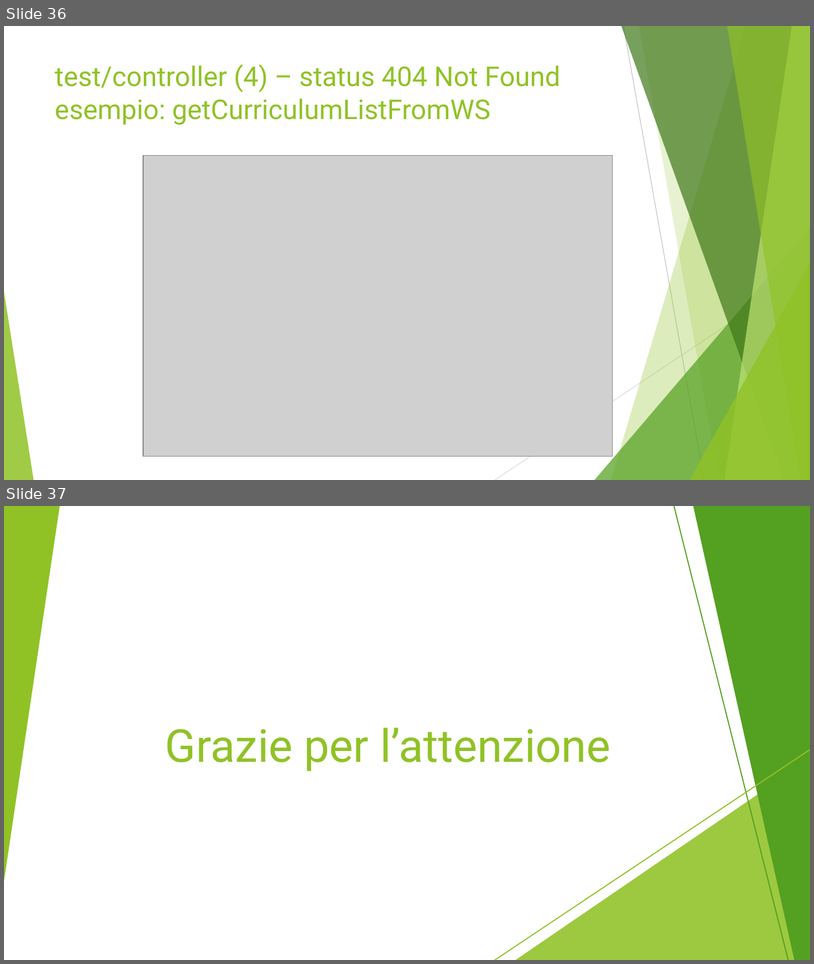
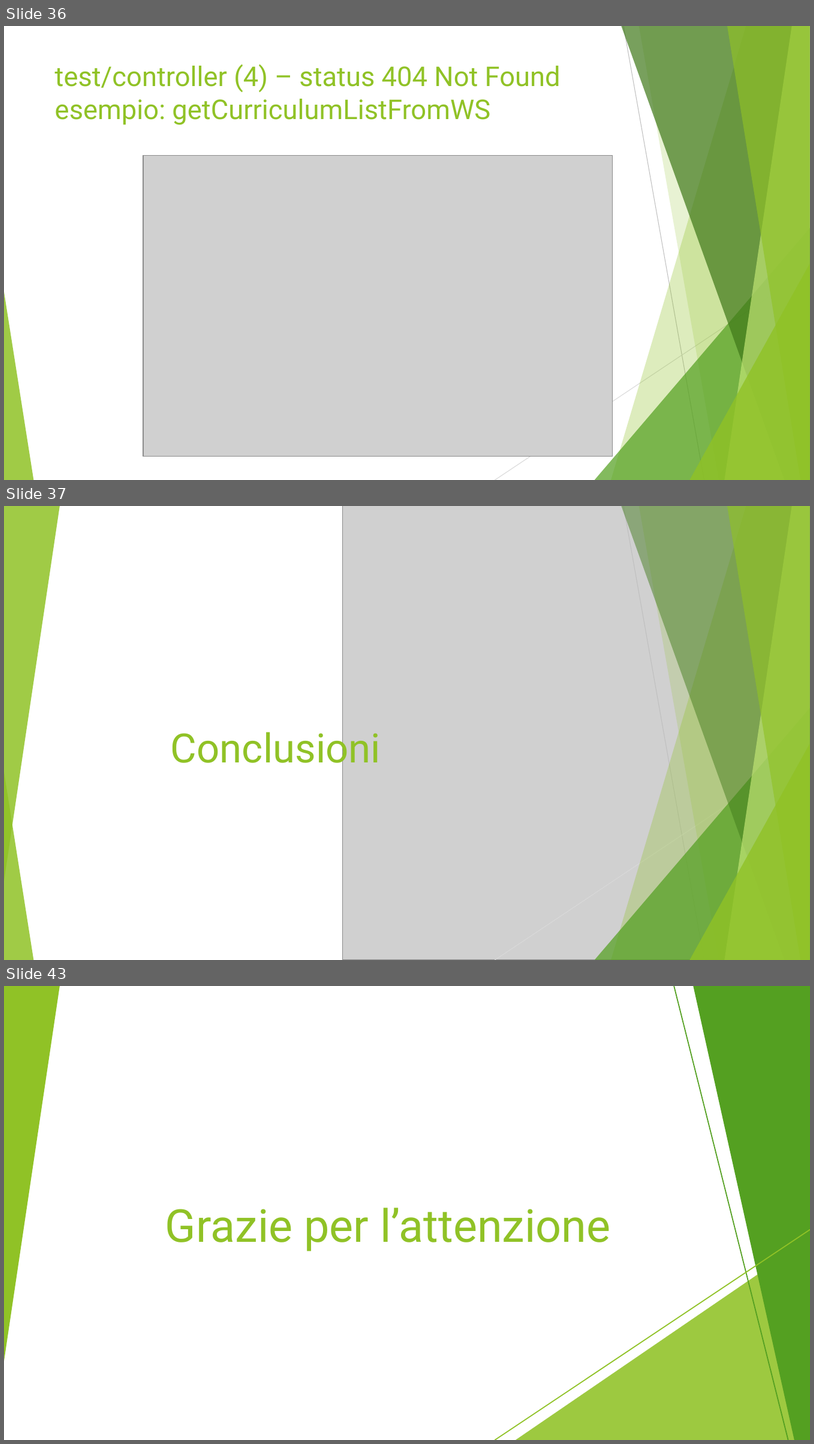
Before and after one commit to luca94-dev/ETutoring-Flutter, a slide deck: report/Bortolotti_DeCenzo_Marignati_Slides.pptx. Shown one above the other, each under a label of ours: slides 36 and 37 before the commit, slides 36, 37 and 43 after it; the slides between them are not shown. The pictures are 814x964 and 814x1444 pixels, drawn with LibreOffice and Linux fonts; fonts in the diff are those of the drawing; grey boxes stand for pictures. Boxes give left, top, right and bottom in pixels: in the first picture for what was removed or moved away, otherwise in the second. Text is boxed around its words. In the diff, an @@ line names an element or a change of style, - is before the commit and + after.

```diff
--- a/report/Bortolotti_DeCenzo_Marignati_Slides.pptx
+++ b/report/Bortolotti_DeCenzo_Marignati_Slides.pptx
@@ slide 37 added at (x1=4, y1=506, x2=810, y2=960), background #FFFFFF; not listed: 8 template elements that a slide beside it also shows @@
@@ group added at (x1=4, y1=506, x2=810, y2=960): 5 freeform shapes, 3 triangles @@
@@ picture added at (x1=343, y1=506, x2=810, y2=960) @@
@@ freeform shape added at (x1=611, y1=506, x2=810, y2=960), fill #90C226 at 30% opacity @@
@@ freeform shape added at (x1=621, y1=506, x2=810, y2=960), fill #3F7819 at 47% opacity @@
@@ line added from (624, 506) to (705, 960), #BFBFBF 0.75 pt @@
@@ freeform shape added at (x1=639, y1=506, x2=810, y2=960), fill #90C226 at 20% opacity @@
@@ freeform shape added at (x1=725, y1=506, x2=810, y2=960), fill #C0E474 at 70% opacity @@
@@ freeform shape added at (x1=728, y1=506, x2=810, y2=960), fill #90C226 at 65% opacity @@
@@ triangle added at (x1=595, y1=708, x2=810, y2=960), fill #54A021 at 72% opacity @@
@@ title added at (x1=171, y1=725, x2=381, y2=772), 48 pt, text #90C226 @@
+Conclusioni
@@ line added from (810, 750) to (495, 960), #D9D9D9 0.75 pt @@
@@ triangle added at (x1=690, y1=744, x2=810, y2=960), fill #90C226 at 80% opacity @@
@@ what was slide 37 is now slide 43 @@
```
Also in this commit, not shown: 1 slide changed, 5 other slides added.
